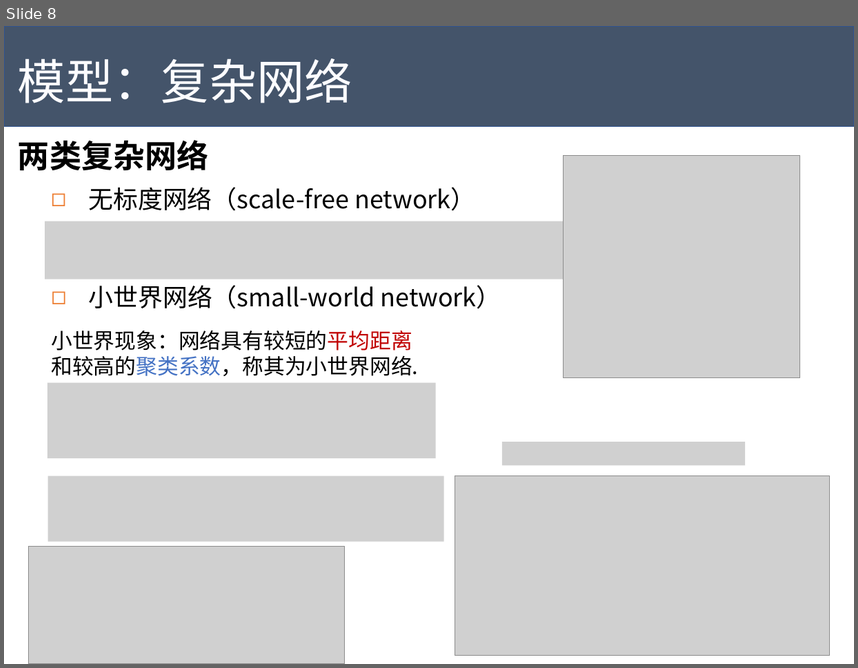
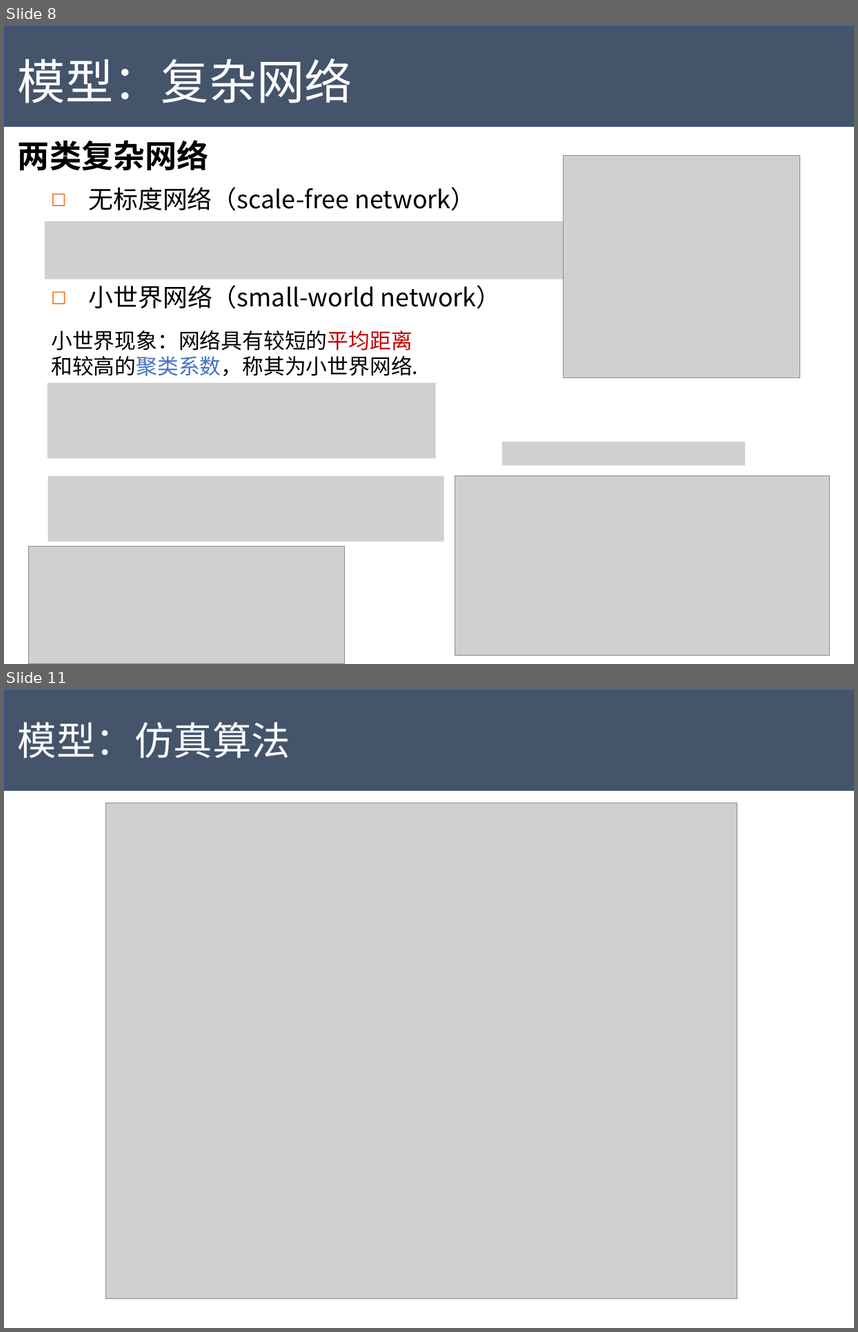
Before and after one commit to Tigerrr07/GNN-tiger, a slide deck: dynamics/pre.pptx. Shown one above the other, each under a label of ours: slide 8 before the commit, slides 8 and 11 after it; the slides between them are not shown. The pictures are 858x668 and 858x1332 pixels, drawn with LibreOffice and Linux fonts; fonts in the diff are those of the drawing; grey boxes stand for pictures. Boxes give left, top, right and bottom in pixels: in the first picture for what was removed or moved away, otherwise in the second. Text is boxed around its words. In the diff, an @@ line names an element or a change of style, - is before the commit and + after.

```diff
--- a/dynamics/pre.pptx
+++ b/dynamics/pre.pptx
@@ slide 11 added at (x1=4, y1=690, x2=854, y2=1328), background #FFFFFF @@
@@ rectangle added at (x1=4, y1=690, x2=854, y2=790), fill #44546A, outline #325491 1 pt @@
@@ text added at (x1=18, y1=722, x2=290, y2=758), 44 pt, text #FCFCFF @@
+模型：仿真算法
@@ picture added at (x1=106, y1=803, x2=737, y2=1299) @@
```
Also in this commit, not shown: 8 slides changed, 2 other slides added, 1 other file.
